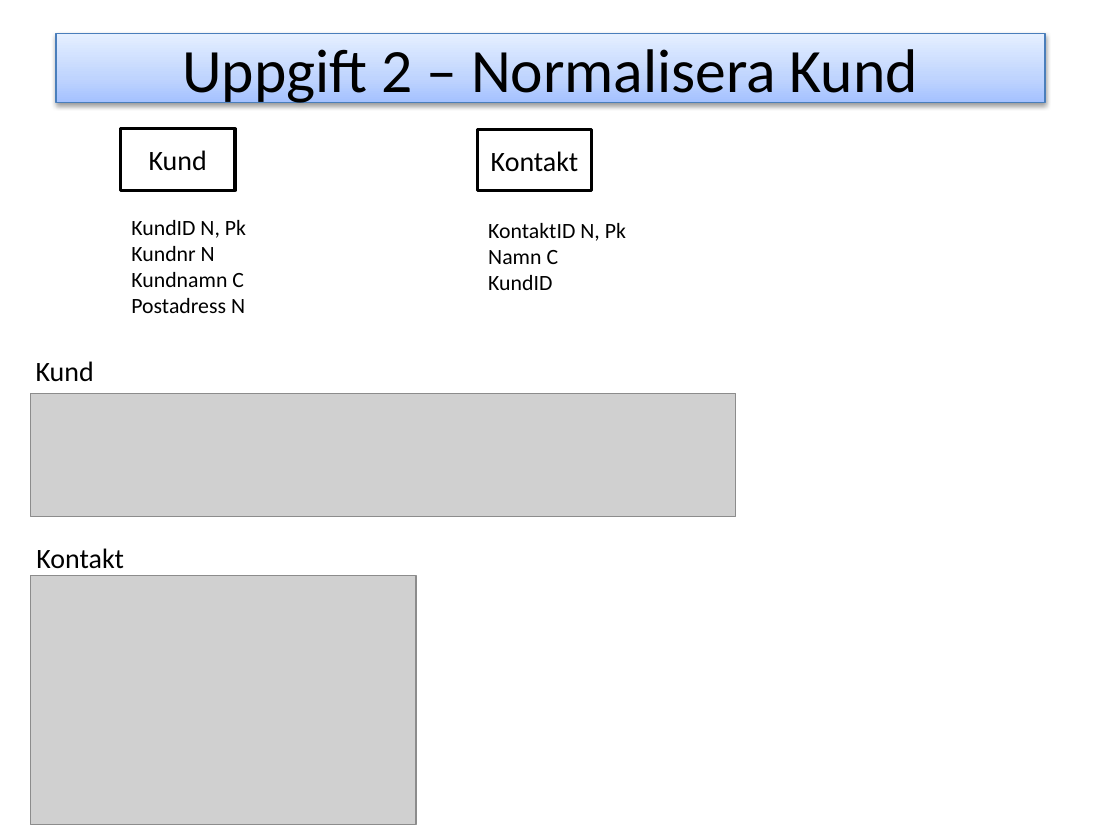
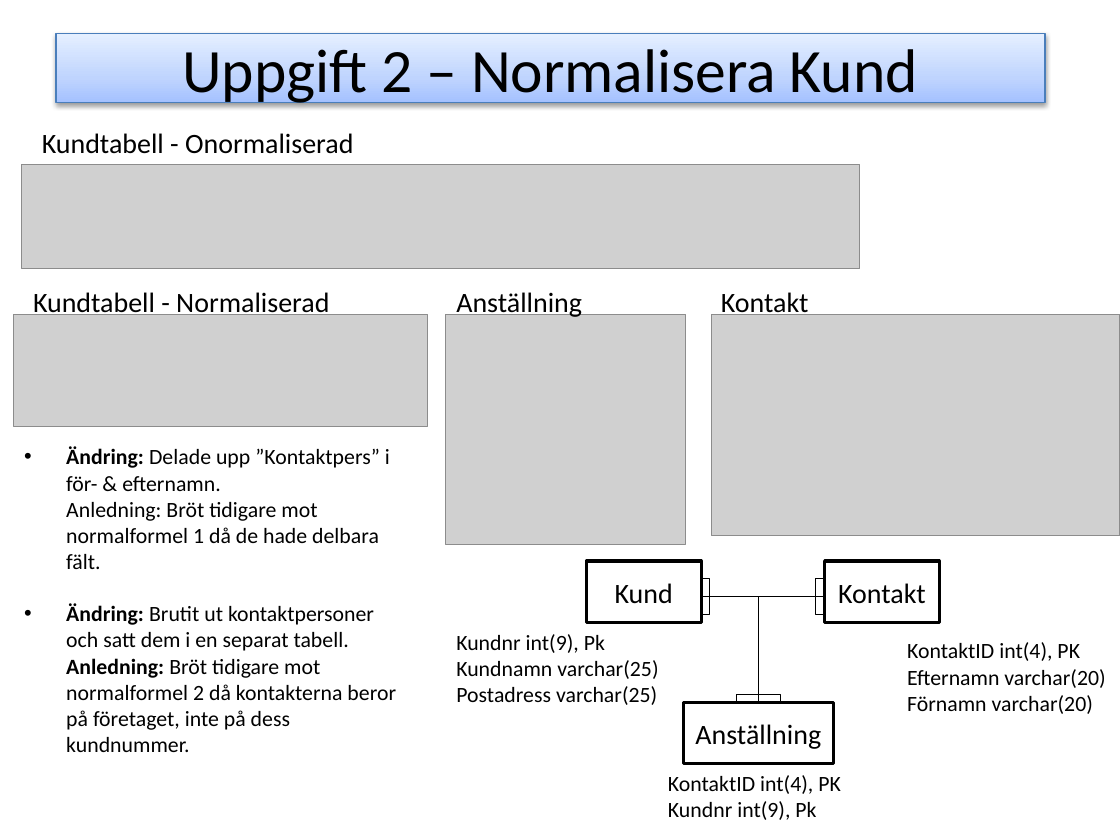
Before and after one commit to ed222an/Databasteknik, a slide deck: slide 7 of Labb 1/Laboration1.pptx. Drawn at 1120x840 pixels with LibreOffice and Linux fonts; fonts in the diff are those of the drawing; grey boxes stand for pictures. Boxes give left, top, right and bottom in pixels: in the first picture for what was removed or moved away, otherwise in the second. Text is boxed around its words. In the diff, an @@ line names an element or a change of style, - is before the commit and + after.

```diff
--- a/Labb 1/Laboration1.pptx
+++ b/Labb 1/Laboration1.pptx
@@ text added at (42, 133, 353, 154), 18 pt, text #000000 @@
+Kundtabell - Onormaliserad
@@ picture added at (22, 165, 860, 269) @@
@@ text removed at (131, 220, 246, 313) @@
-KundID N, Pk
-Kundnr N
-Kundnamn C
-Postadress N
@@ text removed at (488, 223, 626, 290) @@
-KontaktID N, Pk
-Namn C
-KundID
@@ text added at (33, 292, 329, 319), 18 pt, text #000000 @@
+Kundtabell - Normaliserad
@@ text added at (456, 292, 582, 319), 18 pt, text #000000 @@
+Anställning
@@ text "Kontakt" rewrapped from (36, 548, 124, 569) to (721, 292, 809, 319) @@
@@ picture added at (13, 315, 428, 427) @@
@@ picture added at (446, 315, 687, 544) @@
@@ picture added at (711, 315, 1120, 536) @@
@@ text removed at (36, 361, 94, 382) @@
-Kund
@@ picture removed at (30, 393, 736, 516) @@
@@ text added at (66, 446, 396, 752), 14 pt, text #000000 @@
+• Ändring: Delade upp ”Kontaktpers” i för- & efternamn.
+Anledning: Bröt tidigare mot normalformel 1 då de hade delbara fält.
+• Ändring: Brutit ut kontaktpersoner och satt dem i en separat tabell.
+Anledning: Bröt tidigare mot normalformel 2 då kontakterna beror på företaget, inte på dess kundnummer.
@@ rectangle "Kund": place and size @@
-rectangle "Kund" at (120, 129, 234, 190)
+rectangle "Kund" at (587, 561, 701, 623)
@@ rectangle "Kontakt": place and size @@
-rectangle "Kontakt" at (477, 129, 591, 190)
+rectangle "Kontakt" at (824, 561, 939, 623)
@@ picture removed at (30, 576, 416, 824) @@
@@ line added from (815, 597) to (701, 597), #000000 0.75 pt @@
@@ rectangle added at (701, 579, 710, 615), outline #000000 0.75 pt @@
@@ line added from (710, 597) to (824, 597), #000000 0.75 pt @@
@@ line added from (758, 596) to (758, 702), #000000 0.75 pt @@
@@ rectangle added at (815, 579, 824, 615), outline #000000 0.75 pt @@
@@ text added at (456, 634, 658, 705), 14 pt, text #000000 @@
+Kundnr int(9), Pk
+Kundnamn varchar(25)
+Postadress varchar(25)
@@ text added at (907, 642, 1105, 714), 14 pt, text #000000 @@
+KontaktID int(4), PK
+Efternamn varchar(20)
+Förnamn varchar(20)
@@ rectangle added at (683, 702, 833, 764), outline #000000 2 pt, 18 pt, text #000000 @@
+Anställning
@@ rectangle added at (737, 694, 781, 702), outline #000000 0.75 pt @@
@@ text added at (668, 775, 841, 820), 14 pt, text #000000 @@
+KontaktID int(4), PK
+Kundnr int(9), Pk
```
Also in this commit, not shown: 1 other file.
